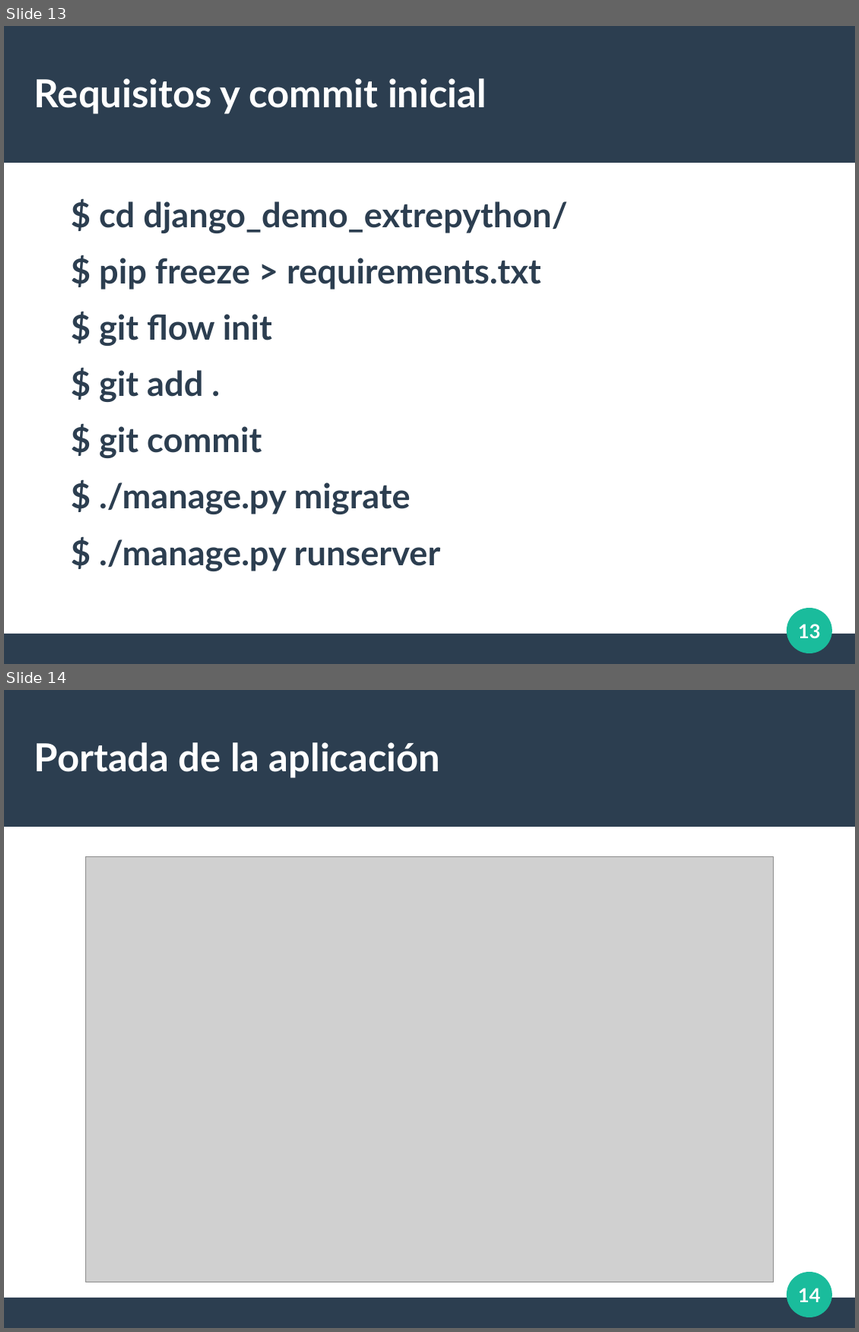
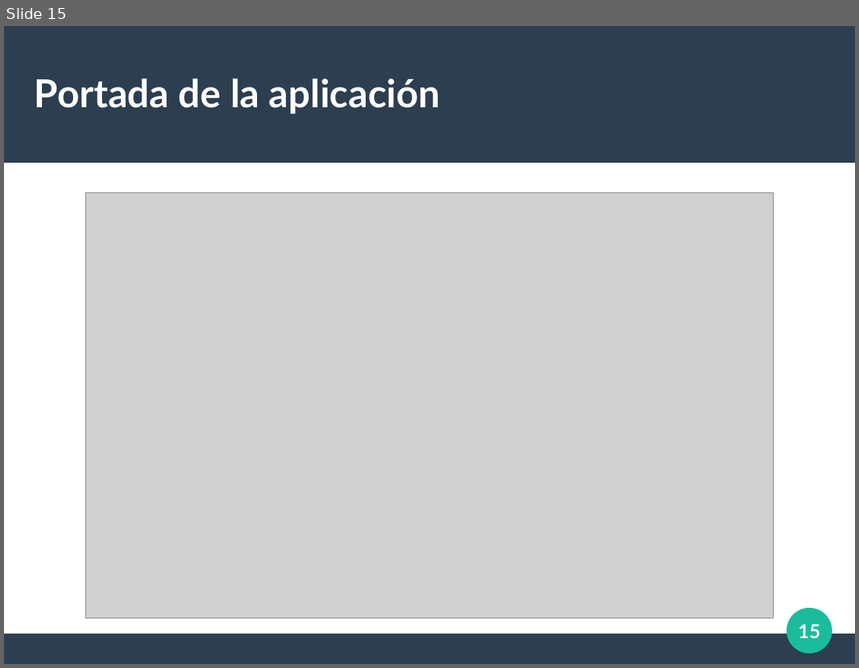
Before and after one commit to albeerto26/DjangoServerHeroku, a slide deck: diapos/Introduccion Django.odp. Shown one above the other, each under a label of ours: slides 13 and 14 before the commit, slide 15 after it. The pictures are 859x1332 and 859x668 pixels, drawn with LibreOffice and Linux fonts; fonts in the diff are those of the drawing; grey boxes stand for pictures. Boxes give left, top, right and bottom in pixels: in the first picture for what was removed or moved away, otherwise in the second. Text is boxed around its words. In the diff, an @@ line names an element or a change of style, - is before the commit and + after.

```diff
--- a/diapos/Introduccion Django.odp
+++ b/diapos/Introduccion Django.odp
@@ slide 13 removed at [4,26,855,664], background #FFFFFF; not listed: 3 template elements that a slide beside it also shows @@
@@ title removed at [34,78,487,114] @@
-Requisitos y commit inicial
@@ text removed at [99,202,568,572] @@
-$ cd django_demo_extrepython/
-$ pip freeze > requirements.txt
-$ git flow init
-$ git add .
-$ git commit
-$ ./manage.py migrate
-$ ./manage.py runserver
@@ page number removed at [798,624,820,639] @@
-13
@@ what was slide 14 is now slide 15 @@
@@ page number at [798,624,820,639]: text changed @@
-14
+15
```
Also in this commit, not shown: 3 slides changed, 3 slides added, 1 other slide removed, 4 other files.
